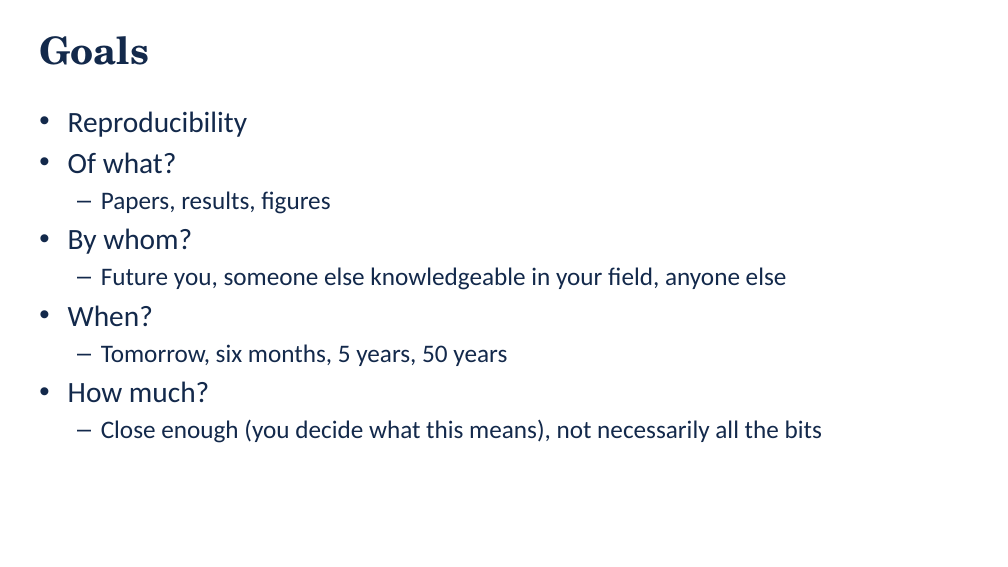
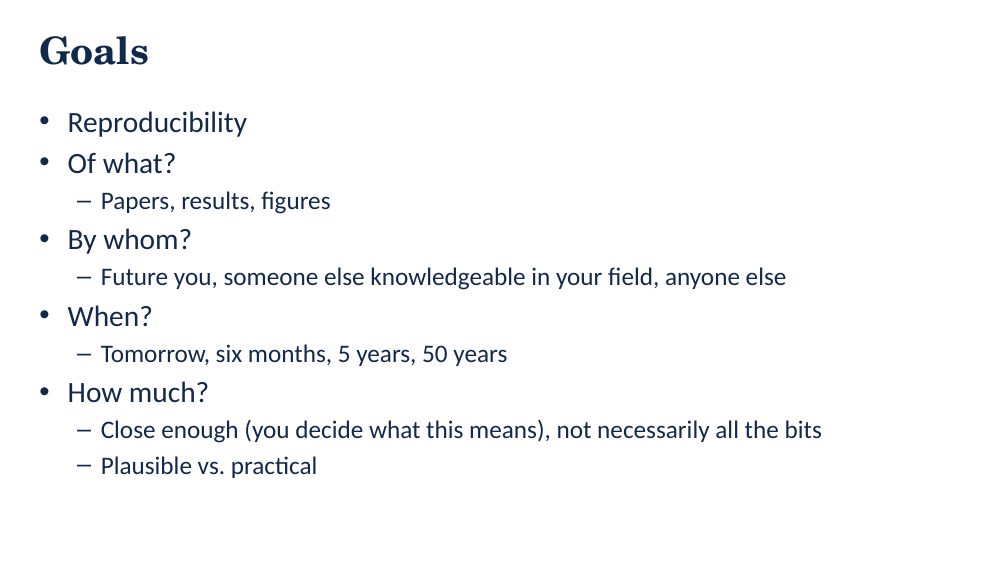
Before and after one commit to danielskatz/repro-fdtd1d, a slide deck: slide 3 of Computational_Reproducibility.pptx. Drawn at 1008x567 pixels with LibreOffice and Linux fonts; fonts in the diff are those of the drawing; background and template pictures are left out. Boxes give left, top, right and bottom in pixels: in the first picture for what was removed or moved away, otherwise in the second. Text is boxed around its words. In the diff, an @@ line names an element or a change of style, - is before the commit and + after.

```diff
--- a/Computational_Reproducibility.pptx
+++ b/Computational_Reproducibility.pptx
@@ text at [101, 456, 318, 478]: paragraph added @@
+  – Plausible vs. practical
```
Also in this commit, not shown: 9 other slides changed, 1 other file.
